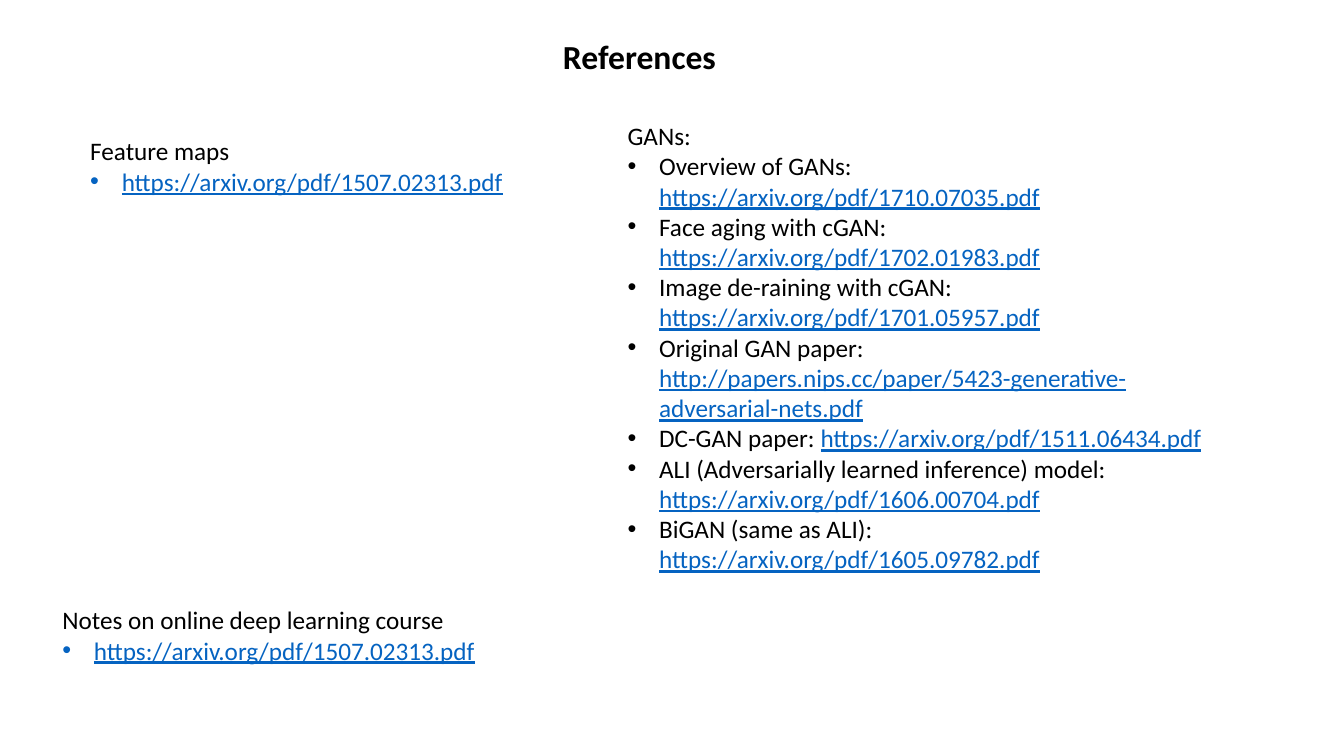
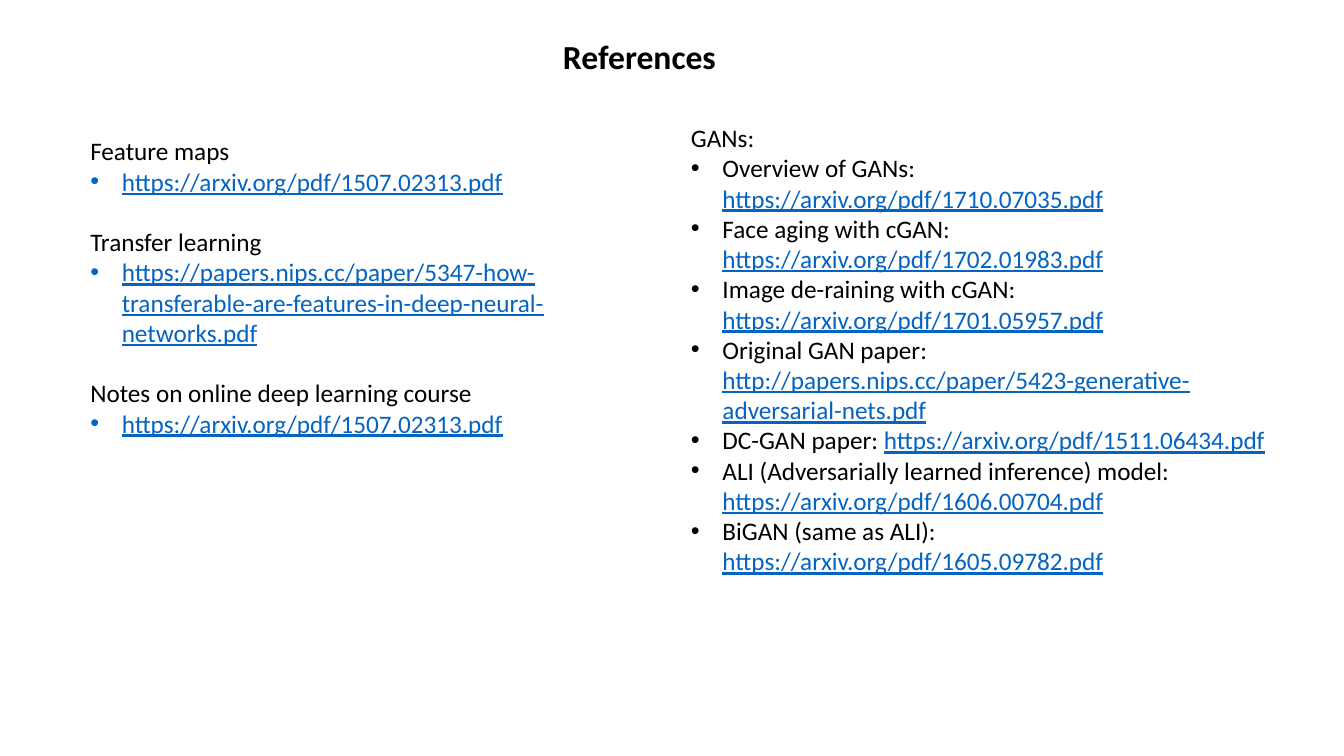
Before and after one commit to SebStrug/ML-for-Chinese-Calligraphy, a slide deck: slide 6 of Compiled graphs.pptx. Drawn at 1344x756 pixels with LibreOffice and Linux fonts; fonts in the diff are those of the drawing. Boxes give left, top, right and bottom in pixels: in the first picture for what was removed or moved away, otherwise in the second. Text is boxed around its words. In the diff, an @@ line names an element or a change of style, - is before the commit and + after.

Commit message:
Few changes

```diff
--- a/Compiled graphs.pptx
+++ b/Compiled graphs.pptx
@@ text "GANs:": place and size @@
-text "GANs:" at box(628, 128, 1202, 573)
+text "GANs:" at box(691, 130, 1265, 575)
@@ text at box(90, 233, 544, 438): paragraphs added @@
+Transfer learning
+• https://papers.nips.cc/paper/5347-how-transferable-are-features-in-deep-neural-networks.pdf
+Notes on online deep learning course
+• https://arxiv.org/pdf/1507.02313.pdf
@@ text removed at box(62, 611, 475, 665) @@
-Notes on online deep learning course
-• https://arxiv.org/pdf/1507.02313.pdf
```
